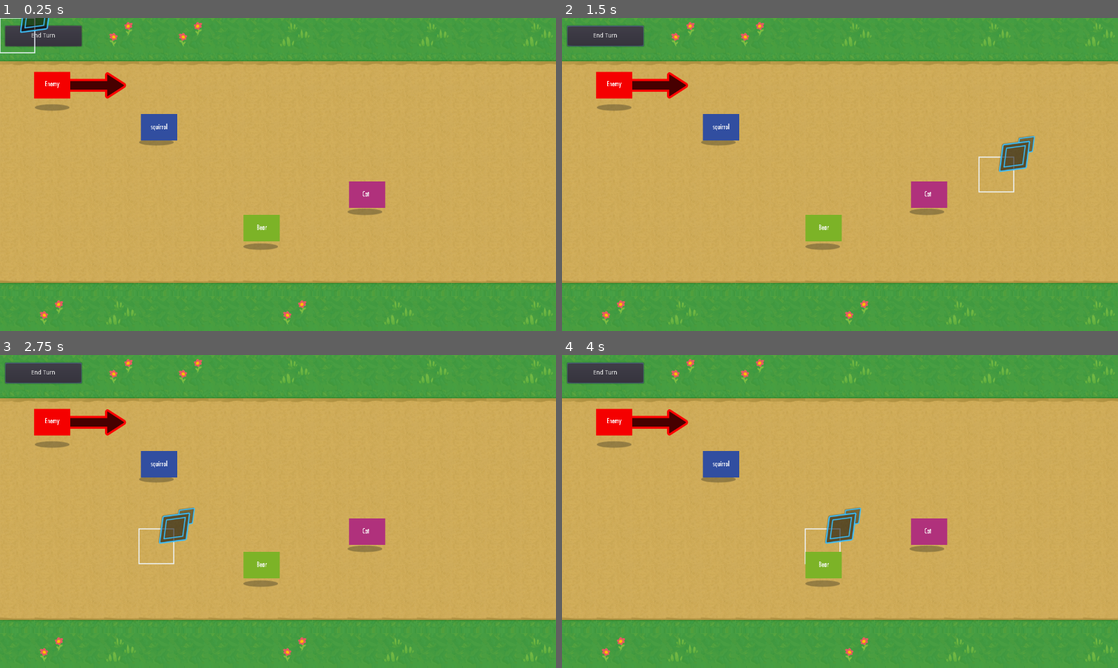
Above: before the commit, frames 1-4 (two rows, left to right).
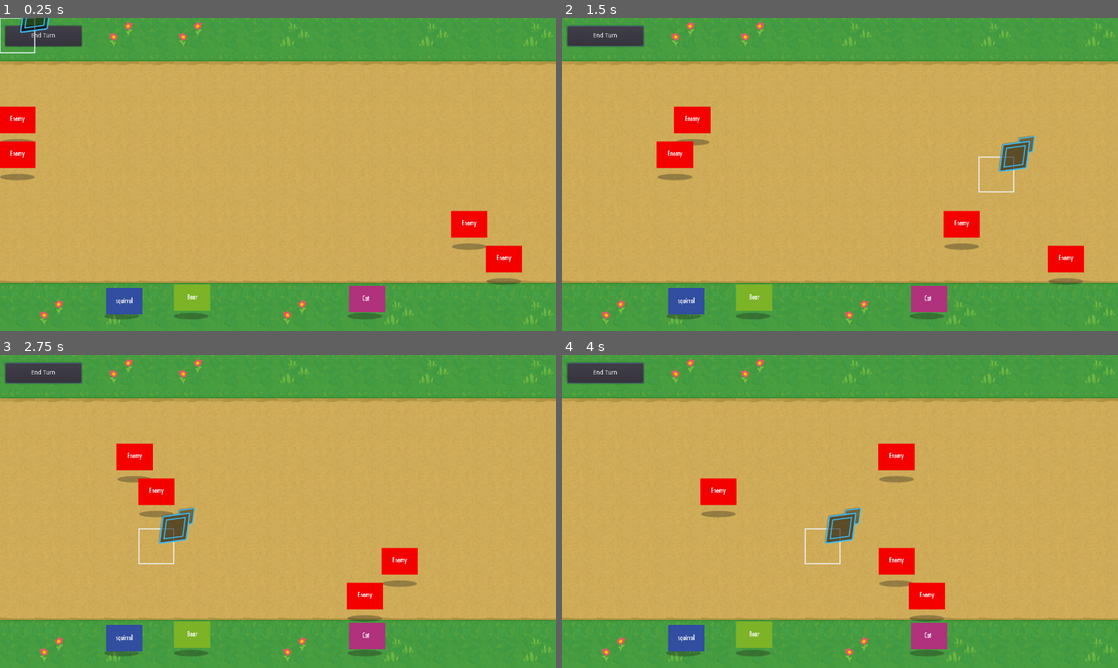
Above: after the commit, the same moments.

Repository: BIOS-Cat/slother
Game: Godot game, scene res://Main.tscn
Same seed, same stepped clock (60 frames per second), same inputs: the game is played once before the commit and once after it.
Inputs (mouse positions are in pixels of both pictures, inside the frame that each line leads up to):
- Up to frame 1 (0.25 s): no input
- Up to frame 2 (1.5 s): click "End Turn" at 0.5 s; tap Enter (ui_accept) at 1.25 s; move the mouse to (962, 158) at 1.27 s; press the mouse at (962, 158) at 1.28 s; hold Right (ui_right) from 1.28 s (still down)
- Up to frame 3 (2.75 s): tap Enter (ui_accept) at 1.52, 2.27 s; move the mouse to (166, 527) at 2.02 s; release Right (ui_right) at 2.03 s; release the mouse at (166, 527) at 2.03 s; hold Down (ui_down) from 2.03 s (still down); click (166, 527) at 2.1 s
- Up to frame 4 (4 s): move the mouse to (895, 442) at 2.77 s; release Down (ui_down) at 2.78 s; press the mouse at (895, 442) at 2.78 s; hold Right (ui_right) 2.78-3.53 s; move the mouse to (812, 574) at 3.52 s; release the mouse at (812, 574) at 3.53 s; hold Up (ui_up) from 3.53 s (still down); click (812, 574) at 3.6 s; tap Enter (ui_accept) at 3.77 s

The runs differ from the first frame. In frame 1, 7.6% of the frame differs, in the area x 0-94%, y 17-97%; in frame 2, 7.6%; in frame 3, 7.5%; in frame 4, 7.7%, in the area x 6-70%, y 17-97%.

Commit message:
add enemy movement

Diff:
--- a/GameBoard/GameBoard.gd
+++ b/GameBoard/GameBoard.gd
@@ -18,6 +18,8 @@
 onready var _unit_overlay: UnitOverlay = $UnitOverlay
 onready var _unit_path: UnitPath = $UnitPath
 onready var _end_turn_button: Button = $EndTurn
+onready var _enemies: Array = [$Enemy1, $Enemy2, $Enemy3, $Enemy4]
+
 
 func _ready() -> void:
 	_reinitialize()
@@ -147,4 +149,9 @@
 
 
 func _on_EndTurn_pressed():
+	for enemy in _enemies:
+		print(enemy)
+		enemy.move()
+		yield(enemy, "walk_finished")
+
 	_units_that_acted = []
--- a/Main.tscn
+++ b/Main.tscn
@@ -47,26 +47,33 @@
 [node name="Cursor" parent="GameBoard" instance=ExtResource( 1 )]
 
 [node name="Bear" parent="GameBoard" instance=ExtResource( 2 )]
-position = Vector2( 600, 480 )
+position = Vector2( 400, 640 )
 curve = SubResource( 1 )
 skin = ExtResource( 8 )
 move_range = 3
 skin_offset = Vector2( 2, 9 )
 
 [node name="Cat" parent="GameBoard" instance=ExtResource( 2 )]
-position = Vector2( 850.293, 412.465 )
+position = Vector2( 800, 640 )
 curve = SubResource( 2 )
 skin = ExtResource( 9 )
 move_range = 8
 skin_offset = Vector2( 5, 12 )
 
-[node name="Enemy" parent="GameBoard" instance=ExtResource( 12 )]
-position = Vector2( 83, 229 )
+[node name="Enemy2" parent="GameBoard" instance=ExtResource( 12 )]
+position = Vector2( 1040, 480 )
 grid = ExtResource( 4 )
 skin = ExtResource( 11 )
+move_range = -2
+
+[node name="Enemy1" parent="GameBoard" instance=ExtResource( 12 )]
+position = Vector2( 0, 240 )
+grid = ExtResource( 4 )
+skin = ExtResource( 11 )
+move_range = 2
 
 [node name="Squirrel" parent="GameBoard" instance=ExtResource( 2 )]
-position = Vector2( 355.298, 298.556 )
+position = Vector2( 240, 640 )
 curve = SubResource( 3 )
 skin = ExtResource( 7 )
 move_range = 5
@@ -79,6 +86,18 @@
 margin_bottom = 65.0
 text = "End Turn"
 
+[node name="Enemy3" parent="GameBoard" instance=ExtResource( 12 )]
+position = Vector2( 0, 320 )
+grid = ExtResource( 4 )
+skin = ExtResource( 11 )
+move_range = 4
+
+[node name="Enemy4" parent="GameBoard" instance=ExtResource( 12 )]
+position = Vector2( 1120, 560 )
+grid = ExtResource( 4 )
+skin = ExtResource( 11 )
+move_range = -4
+
 [connection signal="accept_pressed" from="GameBoard/Cursor" to="GameBoard" method="_on_Cursor_accept_pressed"]
 [connection signal="moved" from="GameBoard/Cursor" to="GameBoard" method="_on_Cursor_moved"]
 [connection signal="pressed" from="GameBoard/EndTurn" to="GameBoard" method="_on_EndTurn_pressed"]
--- a/Units/Enemy.gd
+++ b/Units/Enemy.gd
@@ -1,6 +1,8 @@
 tool
 class_name Enemy
 extends Unit
+
+var _astar := AStar2D.new()
 
 onready var _unit_path = $UnitPath
 
@@ -15,9 +17,6 @@
 	if not Engine.editor_hint:
 		curve = Curve2D.new()
 
-	var destination = Vector2(3, 2)
-
-	_unit_path.initialize([Vector2(1,2), Vector2(2,2), destination])
-	print("self cell")
-	print(self.cell)
-	_unit_path.draw(self.cell, destination)
+func move() -> void:
+	var current_path = PoolVector2Array([self.cell,Vector2(self.cell.x + self.move_range, self.cell.y)])
+	self.walk_along(current_path)
--- a/Units/Enemy.tscn
+++ b/Units/Enemy.tscn
@@ -1,17 +1,11 @@
-[gd_scene load_steps=4 format=2]
+[gd_scene load_steps=3 format=2]
 
 [ext_resource path="res://Units/Unit.tscn" type="PackedScene" id=1]
 [ext_resource path="res://Units/Enemy.gd" type="Script" id=2]
-[ext_resource path="res://GameBoard/UnitPath.tscn" type="PackedScene" id=3]
 
 [node name="Unit" instance=ExtResource( 1 )]
 script = ExtResource( 2 )
 grid = null
 
-[node name="UnitPath" parent="." index="0" instance=ExtResource( 3 )]
-modulate = Color( 1, 0, 0, 1 )
-position = Vector2( -123, -245 )
-tile_data = PoolIntArray( 131075, 0, 1, 131076, 0, 1, 131077, 0, 65537, 196613, 0, 2, 262149, 0, 131072, 262150, 0, 1, 262151, 0, 1, 262152, 0, 65539 )
-
 [node name="Sprite" parent="PathFollow2D" index="1"]
 position = Vector2( 0, 0 )
